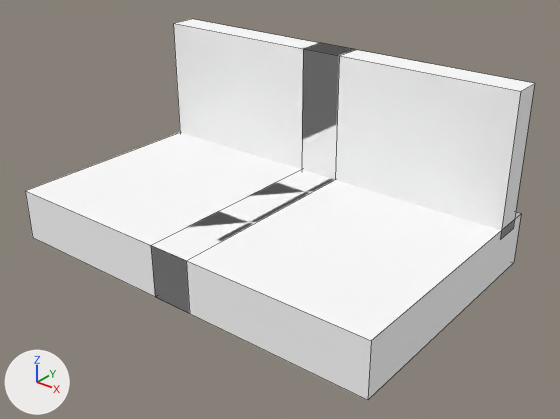
Two versions of the OBJ model src/main/resources/assets/myvillage/models/equipment/forging/workpiece_xuantie_boots_quenched.obj, one commit apart.
Camera for both pictures: a 50 mm lens placed at (0.568, -0.659, 0.509), pointed at (0.029, 0.015, 0.091). The axes (+X, +Y, +Z) are drawn at lower left. The lights are the same throughout. The first picture is the older version. Mesh edges are drawn as thin lines. Where no turn or scale is listed for an object, it has been applied to the vertices. Vertices at exactly the same position are counted once.

The first picture shows 'workpiece_xuantie_boots_quenched'.
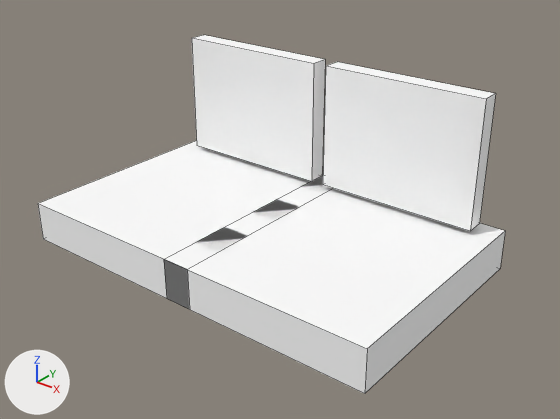
Pixel boxes (x1, y1, x2, y2) of what changed, in the pictures (560 x 419 px; the box of a moved part takes in the faces that stretch with it):
'workpiece_xuantie_boots_quenched', reshaped (8% narrower)
    before: (25, 19, 535, 400)
    after: (38, 35, 505, 394)
part 1 of me_workpiece_xuantie_boots_quenched, moved or reshaped
    before: (335, 50, 535, 239)
    after: (323, 62, 496, 231)
part 2 of me_workpiece_xuantie_boots_quenched, moved or reshaped
    before: (151, 169, 521, 400)
    after: (164, 175, 505, 394)
part 3 of me_workpiece_xuantie_boots_quenched, moved or reshaped
    before: (173, 19, 355, 179)
    after: (192, 35, 325, 182)
part 4 of me_workpiece_xuantie_boots_quenched, moved or reshaped
    before: (25, 132, 301, 297)
    after: (38, 140, 332, 308)

The change in detail:
me_workpiece_xuantie_boots_quenched is used by ob_workpiece_xuantie_boots_quenched; location (0.0, 0.0, 0.0).
me_workpiece_xuantie_boots_quenched had 32 vertices, 24 faces and spanned x -0.266..0.266, y -0.147..0.191, z 0.022..0.259.
me_workpiece_xuantie_boots_quenched now has 32 vertices, 24 faces and spans x -0.256..0.256, y -0.138..0.172, z 0.019..0.244.
me_workpiece_xuantie_boots_quenched part 1: the loose piece of 8 vertices spanning x -0.028..0.266, y 0.134..0.172, z 0.078..0.259 is scaled about its middle by (0.745, 0.667, 0.914), then moved by (0.0, -0.008, -0.008).
me_workpiece_xuantie_boots_quenched part 2: the loose piece of 8 vertices spanning x -0.028..0.266, y -0.147..0.191, z 0.022..0.091 is scaled about its middle by (0.936, 0.917, 0.773), then moved by (0.0, -0.005, -0.011).
me_workpiece_xuantie_boots_quenched part 3: the loose piece of 8 vertices spanning x -0.266..0.028, y 0.134..0.172, z 0.078..0.259 is scaled about its middle by (0.745, 0.667, 0.914), then moved by (0.0, -0.008, -0.008).
me_workpiece_xuantie_boots_quenched part 4: the loose piece of 8 vertices spanning x -0.266..0.028, y -0.147..0.191, z 0.022..0.091 is scaled about its middle by (0.936, 0.917, 0.773), then moved by (0.0, -0.005, -0.011).
